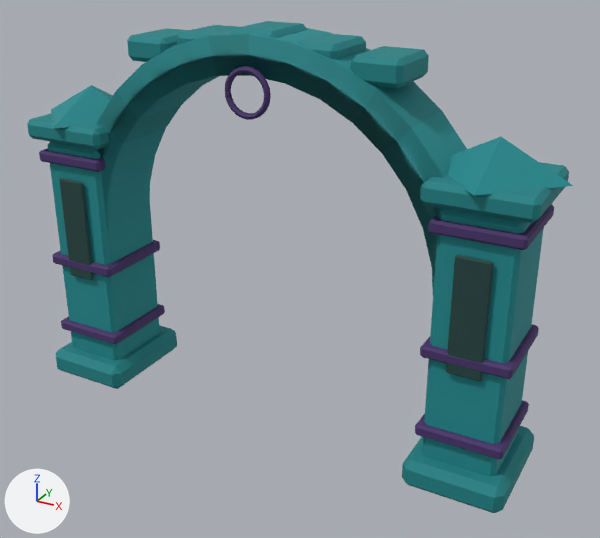
An edit to the FBX model Assets/ForjaDasMares/Art/World/CityLifeKit/Portao_da_cidade_LOD0.fbx, drawn before and after from the same camera.
Before and after are seen from a 50 mm lens placed at (6.71, -11.23, 8.55), pointed at (0.51, 0.03, 2.92). The axes (+X, +Y, +Z) are drawn at lower left. The lights are the same throughout. The older version comes first.

The older version as bpy lines, for what is in view:
```python
me_fundacao = bpy.data.meshes.new('Fundacao')
me_fundacao.from_pydata(...)  # 682 vertices, 731 faces; spans x -4.75..4.75, y -1.05..1.05, z 0.0..6.85
me_fundacao.materials.append(mat_cidade_viva___paleta_compartilhada)  # picture img_paleta_cidade_viva_png
ob_portao_da_cidade_lod0 = bpy.data.objects.new('Portao_da_cidade_LOD0', me_fundacao)
ob_portao_da_cidade_lod0.location = (0.0, 0.0, 0.0)
```
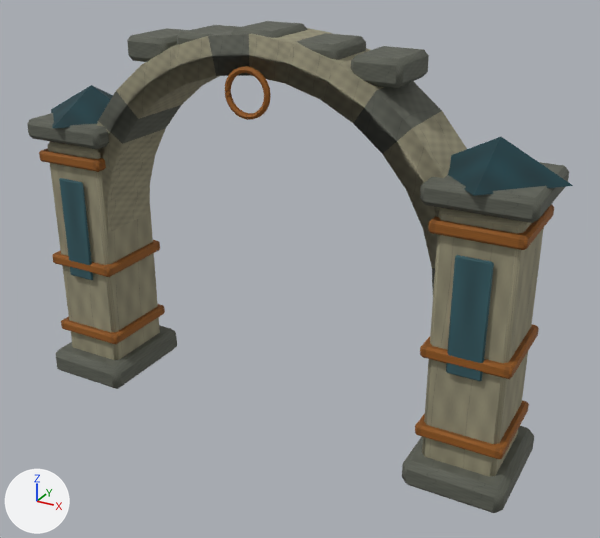
Changed parts and their boxes (x1, y1, x2, y2) in the pictures (600 x 538 px):
part 1 of me_fundacao, surface changed
    both: (27, 21, 573, 513)

Edits to the bpy script that builds the scene:
```text
Change me_fundacao:
    where me_fundacao.from_pydata(...)  # 682 vertices, 731 faces; spans x -4.75..4.75, y -1.05..1.05, z 0.0..6.85
    used by ob_portao_da_cidade_lod0; location = (0.0, 0.0, 0.0)
    me_fundacao part 1: 731 kept faces spanning x -4.75..4.75, y -1.05..1.05, z 0.0..6.85 get new texture (UV) coordinates
```
